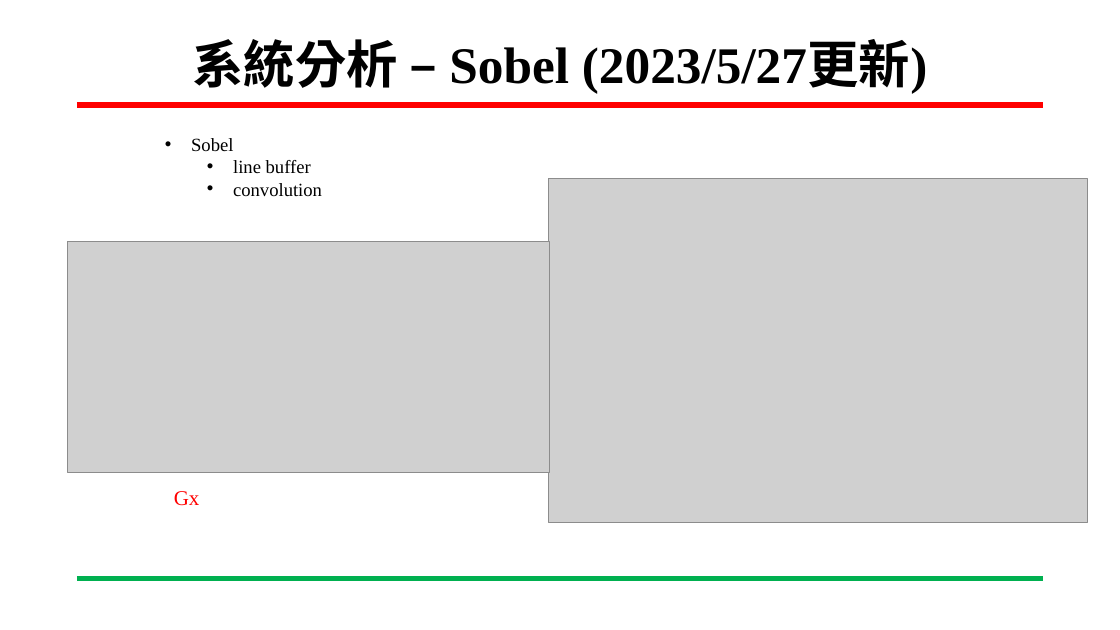
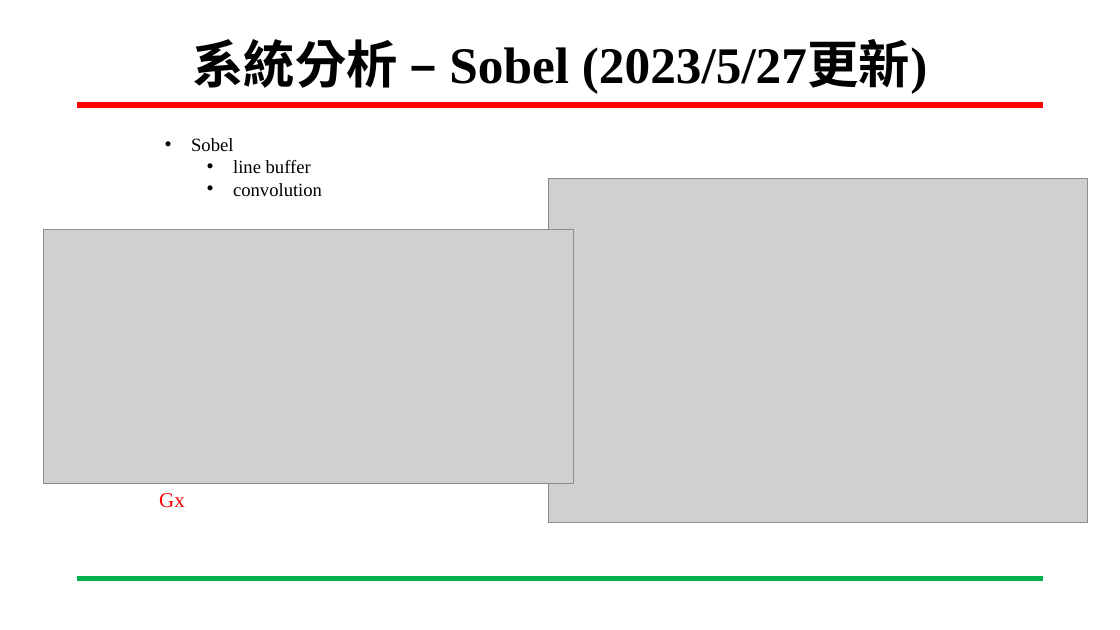
Before and after one commit to ing0331/FPGA, a slide deck: slide 8 of HW7_sobel_BRam/N06-Tutorial/專案進度報告-Sobel_VGA-吳東穎-20230531.pptx. Drawn at 1120x630 pixels with LibreOffice and Linux fonts; fonts in the diff are those of the drawing; grey boxes stand for pictures; background and template pictures are left out. Boxes give left, top, right and bottom in pixels: in the first picture for what was removed or moved away, otherwise in the second. Text is boxed around its words. In the diff, an @@ line names an element or a change of style, - is before the commit and + after.

```diff
--- a/HW7_sobel_BRam/N06-Tutorial/專案進度報告-Sobel_VGA-吳東穎-20230531.pptx
+++ b/HW7_sobel_BRam/N06-Tutorial/專案進度報告-Sobel_VGA-吳東穎-20230531.pptx
@@ picture: place and size @@
-picture at [67, 241, 549, 472]
+picture at [43, 229, 574, 484]
@@ text "Gx": place and size @@
-text "Gx" at [174, 491, 200, 506]
+text "Gx" at [159, 493, 185, 508]
```
Also in this commit, not shown: 2 other slides changed.
